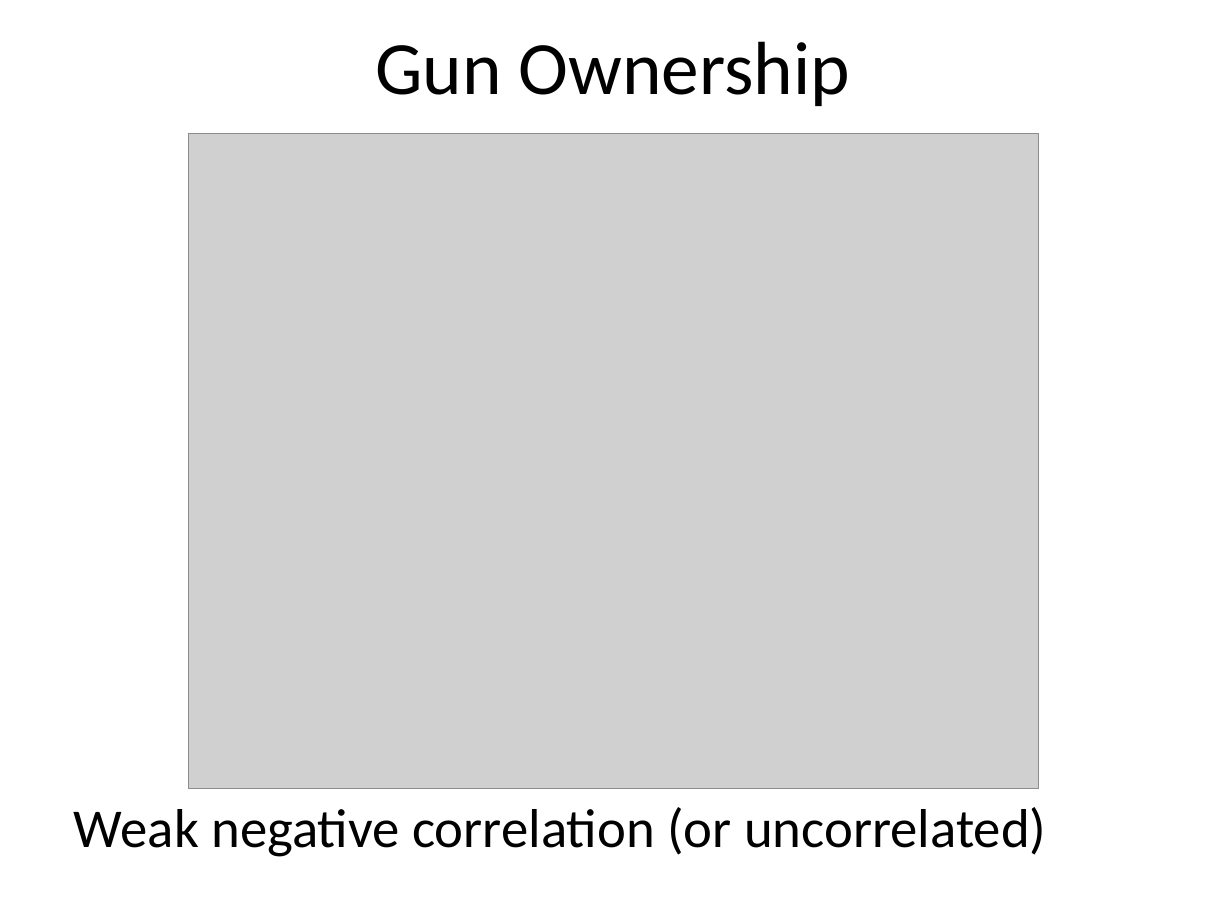
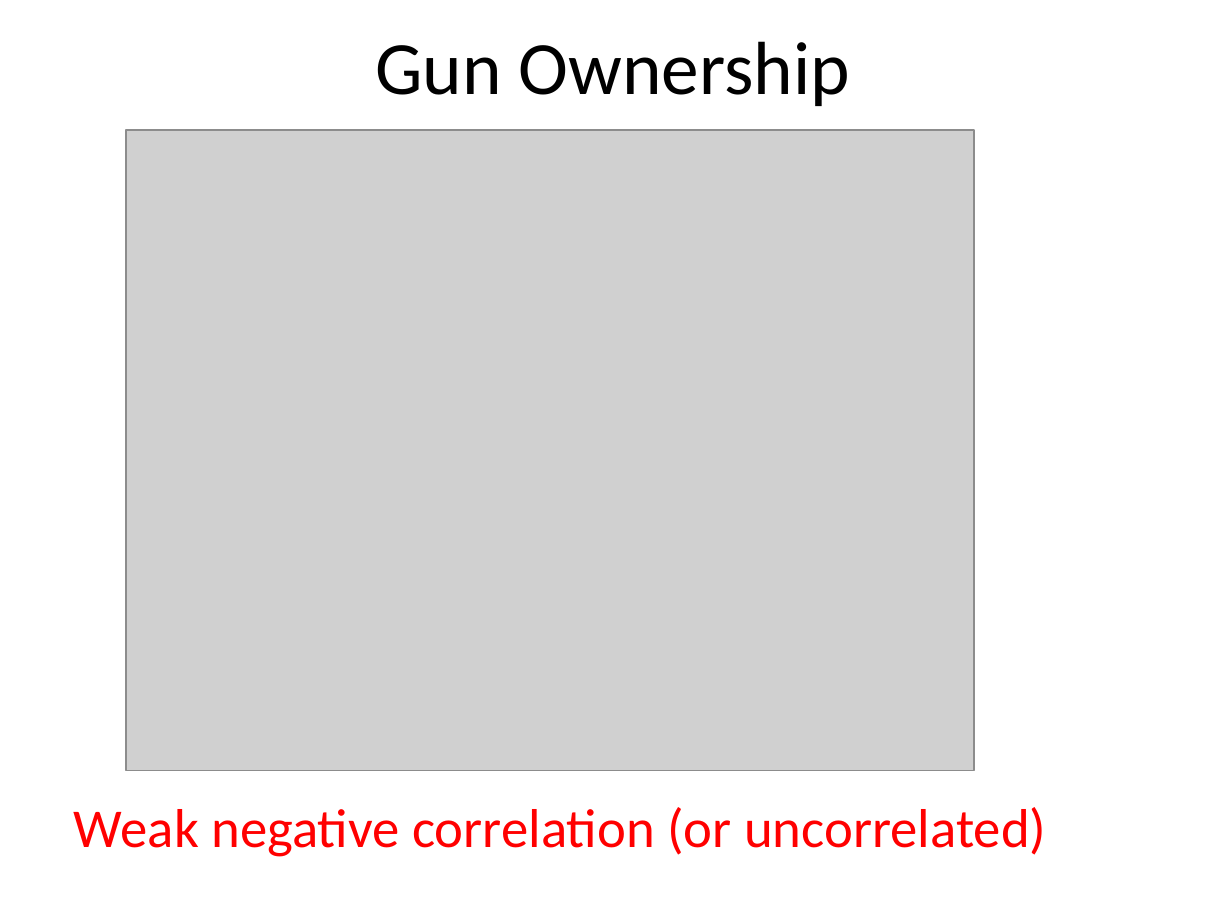
Before and after one commit to JeremyMcCormick/DAT_SF_14, a slide deck: slide 15 of myproject/Murder.pptx (slide 10 before the commit). Drawn at 1232x924 pixels with LibreOffice and Linux fonts; fonts in the diff are those of the drawing; grey boxes stand for pictures. Boxes give left, top, right and bottom in pixels: in the first picture for what was removed or moved away, otherwise in the second. Text is boxed around its words. In the diff, an @@ line names an element or a change of style, - is before the commit and + after.

```diff
--- a/myproject/Murder.pptx
+++ b/myproject/Murder.pptx
@@ picture: place and size @@
-picture at [188,133,1039,788]
+picture at [126,129,973,770]
@@ text "Weak negative correlation (or uncorrelated)" at [74,807,1046,857]: text colour #000000 to #FF0000 @@
```
Also in this commit, not shown: 10 other slides changed, 16 slides added, 4 slides removed, 3 other files.
